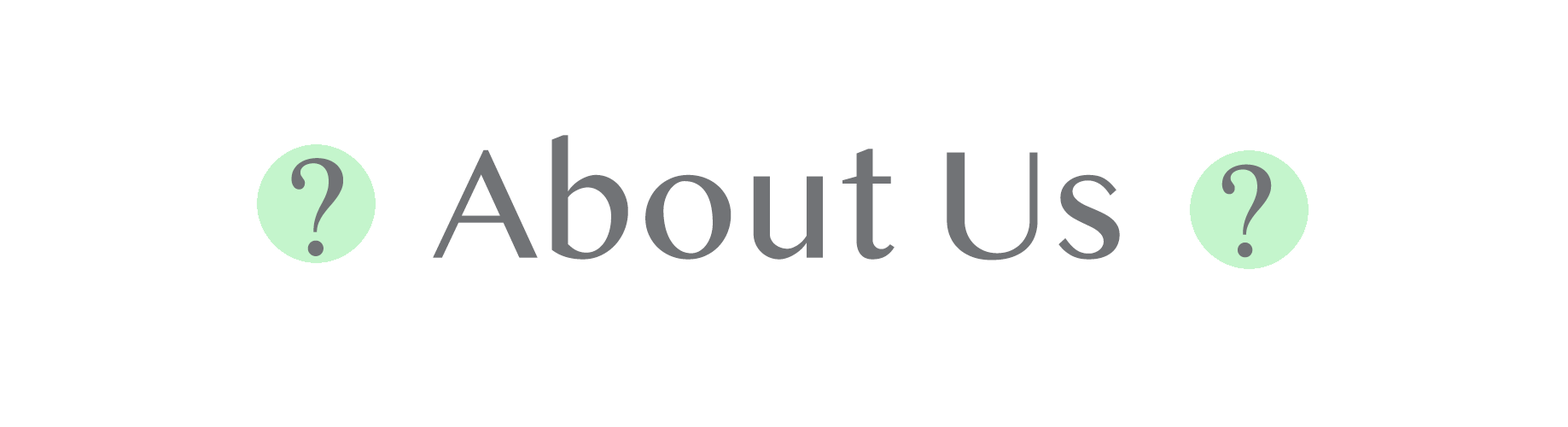
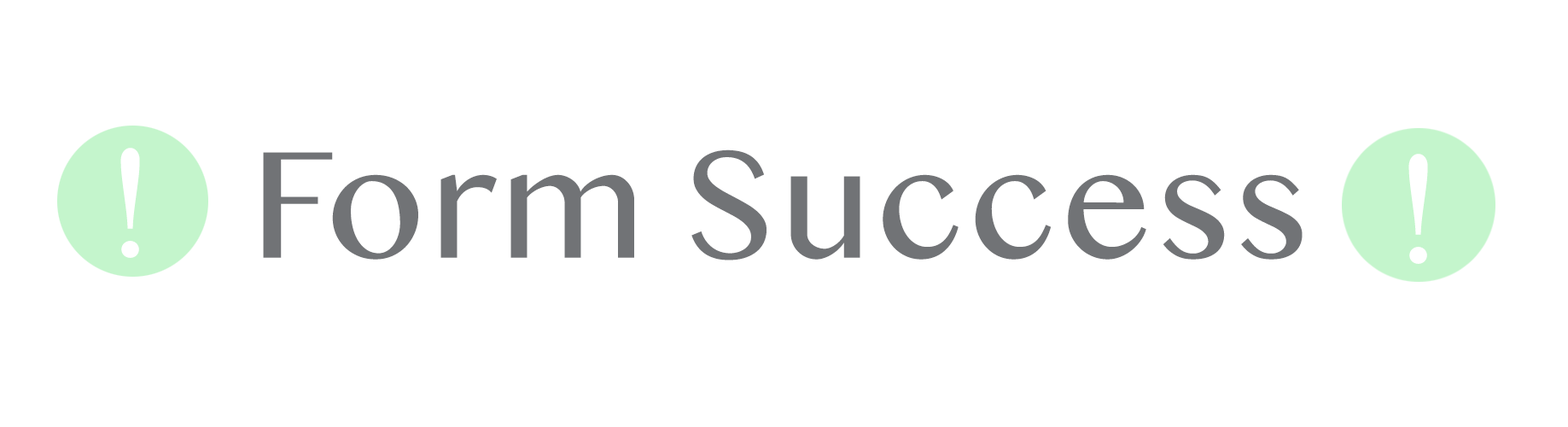
Layer changes from the first 1568×427 image to the second:
renamed "About Us" to "Form Success", painted on it over [262, 134, 1303, 261]
removed layer "? copy" over [1221, 163, 1272, 258]
removed layer "?" over [291, 157, 344, 257]
added layer "! copy" above "!" over [1408, 153, 1429, 264]
added layer "!" above "Layer 4" over [120, 147, 140, 258]
added layer "Layer 4" above "Layer 1" over [1341, 128, 1496, 282]
painted on "Layer 1" over [57, 125, 1310, 277]
